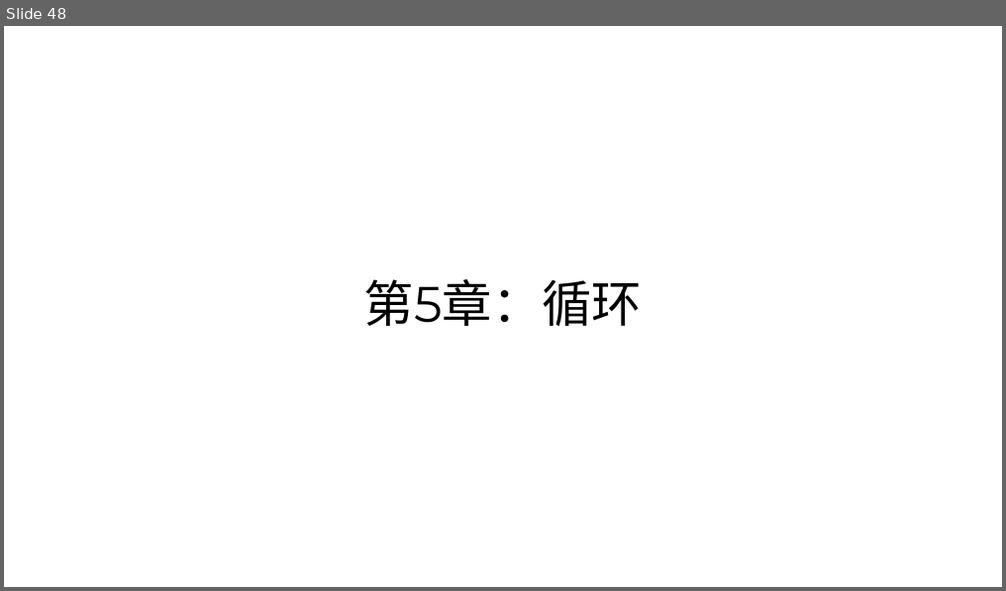
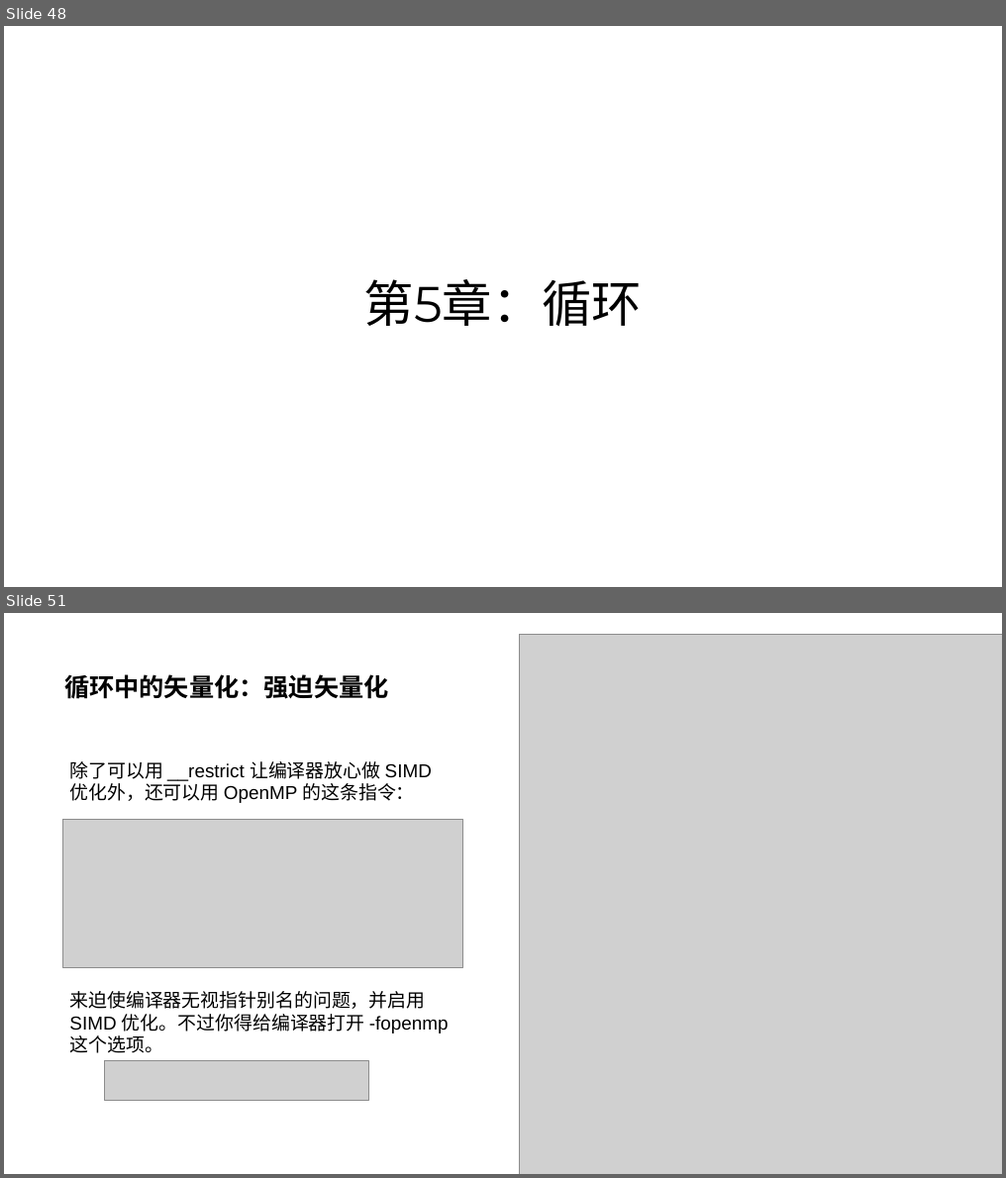
Before and after one commit to parallel101/course, a slide deck: 04/slides.pptx. Shown one above the other, each under a label of ours: slide 48 before the commit, slides 48 and 51 after it; the slides between them are not shown. The pictures are 1006x591 and 1006x1178 pixels, drawn with LibreOffice and Linux fonts; fonts in the diff are those of the drawing; grey boxes stand for pictures. Boxes give left, top, right and bottom in pixels: in the first picture for what was removed or moved away, otherwise in the second. Text is boxed around its words. In the diff, an @@ line names an element or a change of style, - is before the commit and + after.

```diff
--- a/04/slides.pptx
+++ b/04/slides.pptx
@@ slide 51 added at (4, 613, 1002, 1174), background #FFFFFF @@
@@ picture added at (519, 634, 1002, 1174) @@
@@ title added at (64, 674, 389, 699), 24 pt, text #000000, bold @@
+循环中的矢量化：强迫矢量化
@@ text added at (69, 761, 432, 803), 18 pt, text #000000 @@
+除了可以用 __restrict 让编译器放心做 SIMD 优化外，还可以用 OpenMP 的这条指令：
@@ picture added at (62, 820, 463, 967) @@
@@ text added at (69, 991, 449, 1054), 18 pt, text #000000 @@
+来迫使编译器无视指针别名的问题，并启用 SIMD 优化。不过你得给编译器打开 -fopenmp 这个选项。
@@ picture added at (104, 1060, 368, 1100) @@
```
Also in this commit, not shown: 1 slide changed, 3 other slides added, 13 other files.
